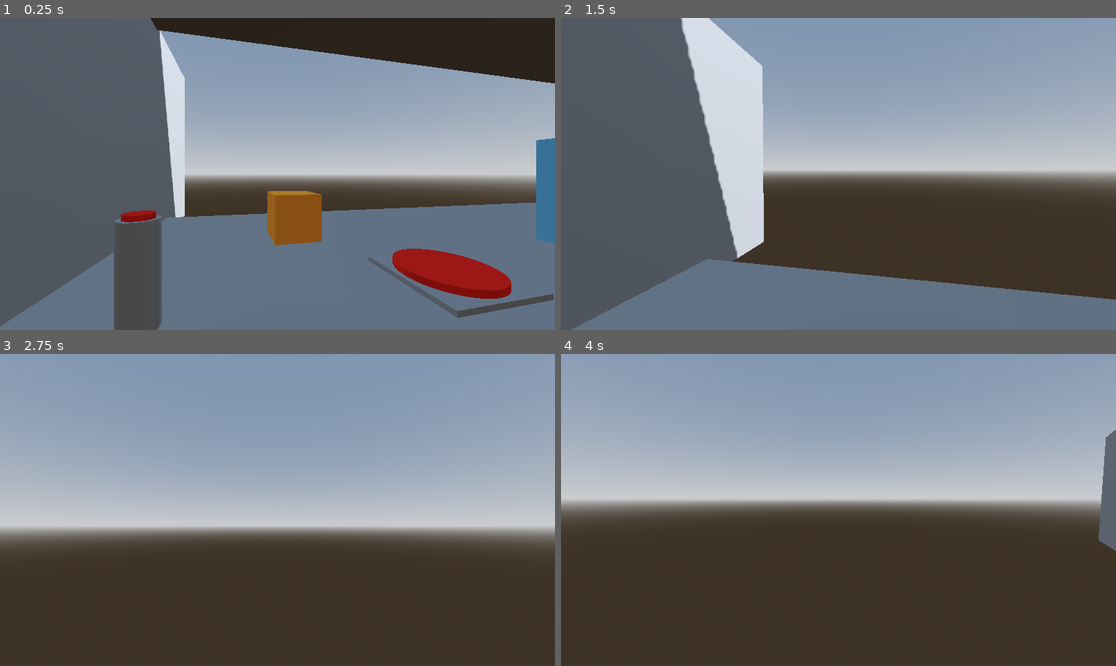
Above: before the commit, frames 1-4 (two rows, left to right).
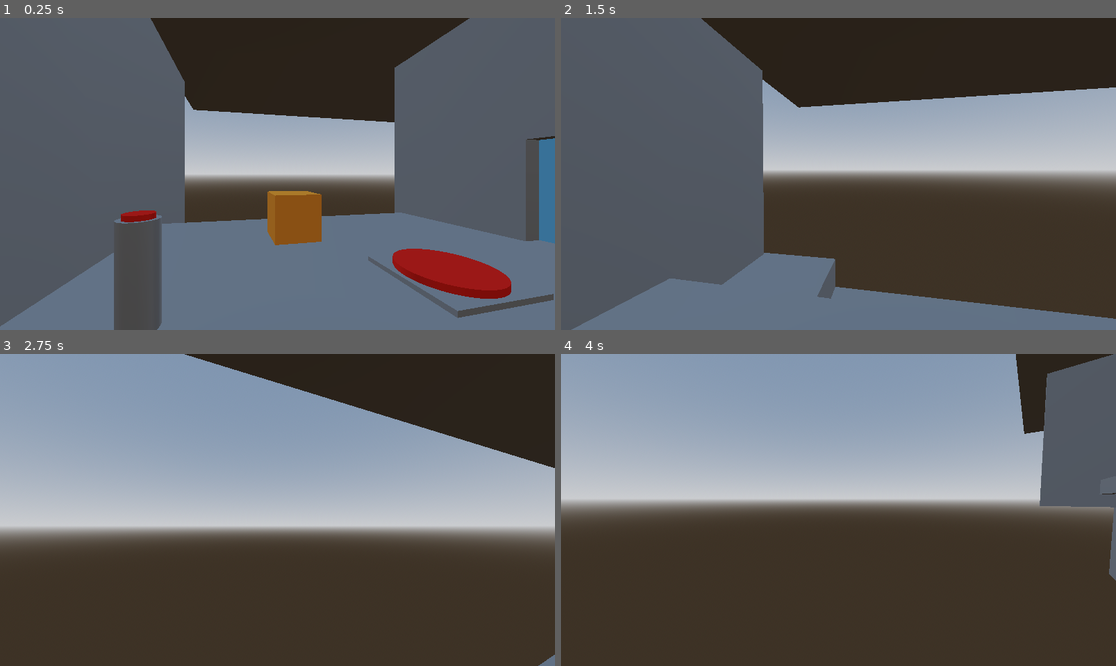
Above: after the commit, the same moments.

Repository: Phantom-soup/third-week-rapid-prototyping-again
Game: Godot game, scene res://Instances/world.tscn
The game is run twice, just before and just after one commit, with the same random seed, the same clock (stepped at 60 frames per second) and the same inputs.
Inputs (mouse positions are in pixels of both pictures, inside the frame that each line leads up to):
- Up to frame 1 (0.25 s): no input
- Up to frame 2 (1.5 s): move the mouse to (866, 174) at 0.52 s; hold W (Up) from 0.53 s (still down); tap E (Interaction) at 0.6, 1.35 s; tap Space (Jump) at 0.77 s; move the mouse to (810, 174) at 1.27 s
- Up to frame 3 (2.75 s): keep holding W (Up); tap Space (Jump) at 1.52 s; move the mouse to (288, 503) at 2.02 s; tap E (Interaction) at 2.1 s
- Up to frame 4 (4 s): keep holding W (Up); move the mouse to (832, 516) at 2.77 s; tap E (Interaction) at 2.85, 3.6 s; tap Space (Jump) at 3.02, 3.77 s; tap Enter at 3.5 s; move the mouse to (877, 513) at 3.52 s

The runs differ from the first frame. In frame 1, 28% of the frame differs, in the area x 28-100%, y 0-72%; in frame 2, 28%, in the area x 19-100%, y 0-97%; in frame 3, 12%; in frame 4, 7.4%.

Commit message:
Update world.tscn

Diff:
--- a/Instances/world.tscn
+++ b/Instances/world.tscn
@@ -18,9 +18,6 @@
 sky = SubResource("Sky_ssaec")
 tonemap_mode = 2
 
-[sub_resource type="BoxMesh" id="BoxMesh_vbgup"]
-size = Vector3(11.88, 12.8, 49.905)
-
 [sub_resource type="BoxMesh" id="BoxMesh_ou8vh"]
 
 [sub_resource type="StandardMaterial3D" id="StandardMaterial3D_vbgup"]
@@ -30,6 +27,9 @@
 
 [sub_resource type="StandardMaterial3D" id="StandardMaterial3D_j5bhw"]
 albedo_color = Color(0.0666667, 0.823529, 0.168627, 1)
+
+[sub_resource type="BoxMesh" id="BoxMesh_vbgup"]
+size = Vector3(9.88, 12.8, 49.905)
 
 [node name="World" type="Node3D"]
 
@@ -40,11 +40,6 @@
 [node name="WorldEnvironment" type="WorldEnvironment" parent="."]
 environment = SubResource("Environment_ou8vh")
 
-[node name="CSGMesh3D" type="CSGMesh3D" parent="."]
-transform = Transform3D(1, 0, 0, 0, 1, 0, 0, 0, 1, 0, -6.4, -19.404)
-use_collision = true
-mesh = SubResource("BoxMesh_vbgup")
-
 [node name="Player" parent="." instance=ExtResource("3_ou8vh")]
 transform = Transform3D(0.209277, 0, 0.977856, 0, 1, 0, -0.977856, 0, 0.209277, 2.45189, 0, 2.49698)
 
@@ -63,6 +58,24 @@
 [node name="Standing Button" parent="Room1" instance=ExtResource("5_ou8vh")]
 transform = Transform3D(1, 0, 0, 0, 1, 0, 0, 0, 1, 0, 0, 3.4938)
 
+[node name="Border1" type="Node3D" parent="."]
+transform = Transform3D(1, 0, 0, 0, 1, 0, 0, 0, 1, 0.0197611, 0, -4.99339)
+
+[node name="CSGBox3D" type="CSGBox3D" parent="Border1"]
+transform = Transform3D(1, 0, 0, 0, 1, 0, 0, 0, 1, 3.64984, 2.98779, 0)
+use_collision = true
+size = Vector3(3.79681, 6.97559, 1)
+
+[node name="CSGBox3D2" type="CSGBox3D" parent="Border1"]
+transform = Transform3D(1, 0, 0, 0, 1, 0, 0, 0, 1, -3.25196, 2.98779, 0)
+use_collision = true
+size = Vector3(4.17966, 6.97559, 1)
+
+[node name="CSGBox3D3" type="CSGBox3D" parent="Border1"]
+transform = Transform3D(1, 0, 0, 0, 1, 0, 0, 0, 1, 0.306383, 4.48621, 0)
+use_collision = true
+size = Vector3(2.95464, 3.97876, 1)
+
 [node name="Room2" type="Node3D" parent="."]
 
 [node name="FB Double1" parent="Room2" instance=ExtResource("1_ofqpk")]
@@ -88,6 +101,24 @@
 [node name="Standing Button" parent="Room2" instance=ExtResource("5_ou8vh")]
 transform = Transform3D(1, 0, 0, 0, 1, 0, 0, 0, 1, 0.449529, 0.00291216, -12.3551)
 
+[node name="Border2" type="Node3D" parent="."]
+transform = Transform3D(1, 0, 0, 0, 1, 0, 0, 0, 1, 0.0197611, 0, -15.9817)
+
+[node name="CSGBox3D" type="CSGBox3D" parent="Border2"]
+transform = Transform3D(1, 0, 0, 0, 1, 0, 0, 0, 1, 3.64984, 2.98779, 0)
+use_collision = true
+size = Vector3(3.79681, 6.97559, 1)
+
+[node name="CSGBox3D2" type="CSGBox3D" parent="Border2"]
+transform = Transform3D(1, 0, 0, 0, 1, 0, 0, 0, 1, -3.32617, 2.98779, 0)
+use_collision = true
+size = Vector3(4.32809, 6.97559, 1)
+
+[node name="CSGBox3D3" type="CSGBox3D" parent="Border2"]
+transform = Transform3D(1, 0, 0, 0, 1, 0, 0, 0, 1, 0.306383, 4.48621, 0)
+use_collision = true
+size = Vector3(2.95464, 3.97876, 1)
+
 [node name="Room3" type="Node3D" parent="."]
 transform = Transform3D(0.986363, 0, 0, 0, 0.986363, 0, 0, 0, 0.986363, -1.19209e-07, -2.84217e-14, -9.53674e-07)
 
@@ -117,22 +148,58 @@
 [node name="Standing Button" parent="Room3" instance=ExtResource("5_ou8vh")]
 transform = Transform3D(1, 0, 0, 0, 1, 0, 0, 0, 1, 0, 0, -24.6961)
 
+[node name="Border3" type="Node3D" parent="."]
+transform = Transform3D(1, 0, 0, 0, 1, 0, 0, 0, 1, 0.0197611, 0, -26.8635)
+
+[node name="CSGBox3D" type="CSGBox3D" parent="Border3"]
+transform = Transform3D(1, 0, 0, 0, 1, 0, 0, 0, 1, 3.64984, 2.98779, 0)
+use_collision = true
+size = Vector3(3.79681, 6.97559, 1)
+
+[node name="CSGBox3D2" type="CSGBox3D" parent="Border3"]
+transform = Transform3D(1, 0, 0, 0, 1, 0, 0, 0, 1, -6.49365, 1.23938, 0)
+use_collision = true
+size = Vector3(10.6631, 10.4724, 1)
+
+[node name="CSGBox3D3" type="CSGBox3D" parent="Border3"]
+transform = Transform3D(1, 0, 0, 0, 1, 0, 0, 0, 1, 0.306383, 4.48621, 0)
+use_collision = true
+size = Vector3(2.95464, 3.97876, 1)
+
 [node name="MoleWalk" type="Node3D" parent="."]
 transform = Transform3D(1, 0, 0, 0, 1, 0, 0, 0, 1, -8.33143, -0.877017, -20.6945)
 
+[node name="CSGBox3D" type="CSGBox3D" parent="MoleWalk"]
+transform = Transform3D(1, 0, 0, 0, 1, 0, 0, 0, 1, 1.43109, -1.70622, 9.95224)
+use_collision = true
+size = Vector3(3.86218, 1, 31.6555)
+
+[node name="CSGBox3D2" type="CSGBox3D" parent="MoleWalk"]
+transform = Transform3D(1, 0, 0, 0, 1, 0, 0, 0, 1, 1.96771, -1.02299, 24.3599)
+use_collision = true
+size = Vector3(4.93542, 1.80444, 3.27386)
+
 [node name="Walls" type="Node3D" parent="."]
 
 [node name="Back" type="CSGBox3D" parent="Walls"]
-transform = Transform3D(1, 0, 0, 0, 1, 0, 0, 0, 1, -1.36839, 3.02686, 5.26848)
-size = Vector3(14.6942, 7.05371, 0.591064)
+transform = Transform3D(1, 0, 0, 0, 1, 0, 0, 0, 1, -1.36839, 2.31226, 5.26848)
+use_collision = true
+size = Vector3(14.6942, 8.48291, 0.591064)
 
 [node name="Right" type="CSGBox3D" parent="Walls"]
 transform = Transform3D(1, 0, 0, 0, 1, 0, 0, 0, 1, 5.90518, 3.02469, -20.1057)
+use_collision = true
 size = Vector3(1, 7.04938, 52.1185)
 
-[node name="CSGBox3D" type="CSGBox3D" parent="Walls"]
-transform = Transform3D(1, 0, 0, 0, 1, 0, 0, 0, 1, 0.428375, 6.88267, -19.9026)
-size = Vector3(10.6508, 1.01465, 50.6235)
+[node name="Roof" type="CSGBox3D" parent="Walls"]
+transform = Transform3D(1, 0, 0, 0, 1, 0, 0, 0, 1, -3.86864, 6.88267, -19.9026)
+use_collision = true
+size = Vector3(19.2448, 1.01465, 50.6235)
+
+[node name="Main" type="CSGMesh3D" parent="Walls"]
+transform = Transform3D(1, 0, 0, 0, 1, 0, 0, 0, 1, 0, -6.4, -19.404)
+use_collision = true
+mesh = SubResource("BoxMesh_vbgup")
 
 [connection signal="press" from="Room1/FB Single" to="Room1/Door1" method="increment"]
 [connection signal="release" from="Room1/FB Single" to="Room1/Door1" method="deincrement"]
